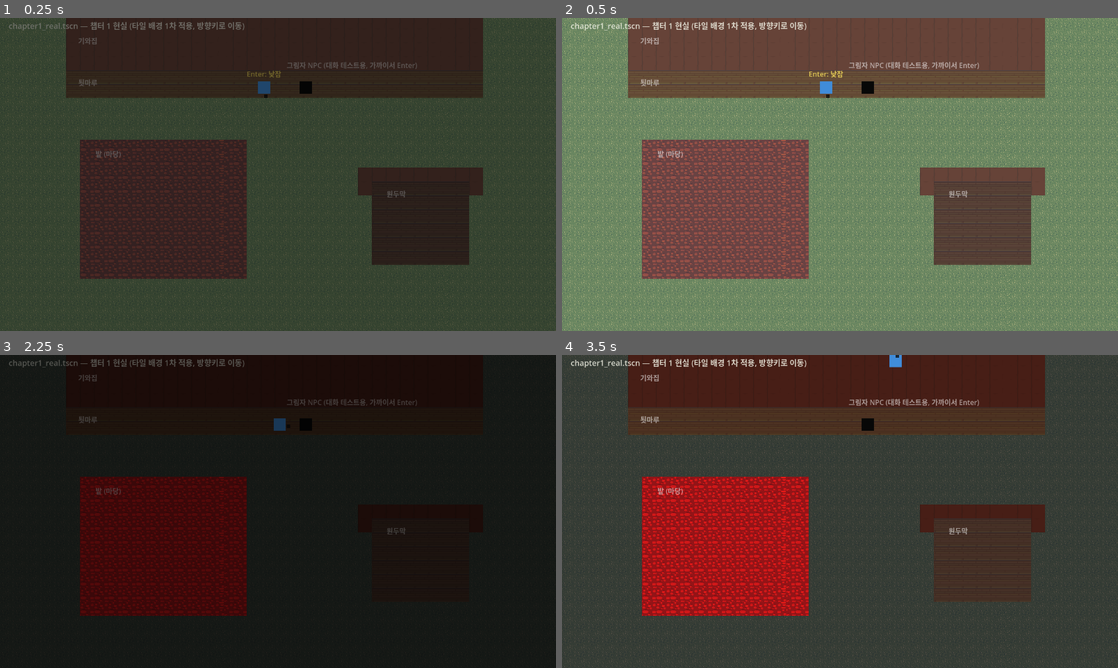
Above: before the commit, frames 1-4 (two rows, left to right).
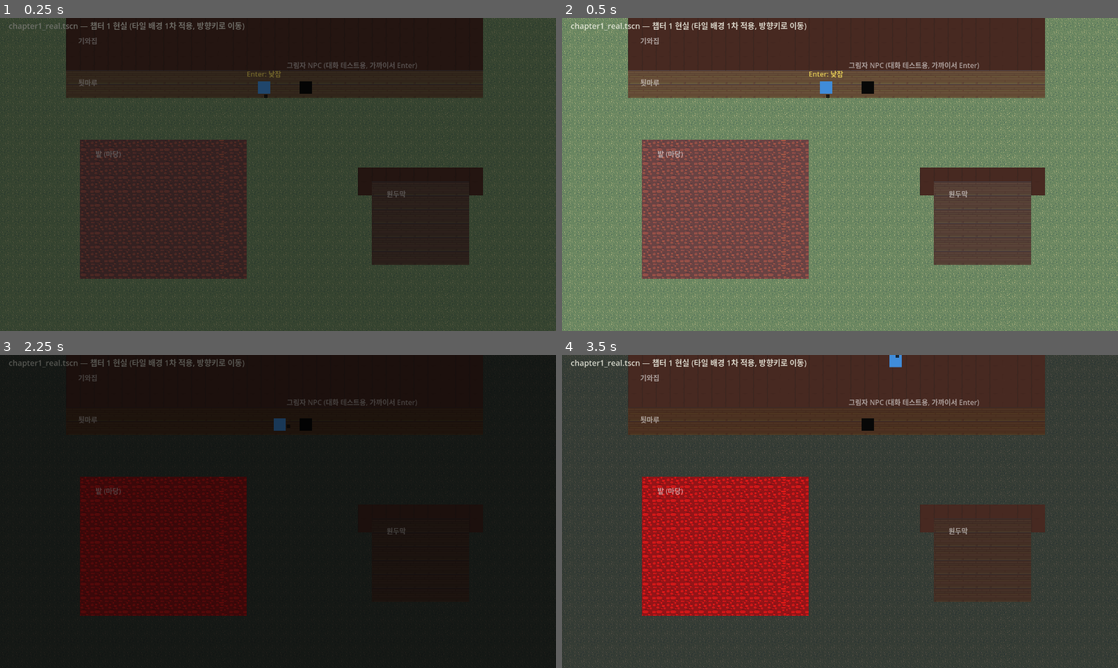
Above: after the commit, the same moments.

Repository: YGseok/ProjectS
Game: Godot game, scene res://scenes/chapter1_real.tscn
Same seed, same stepped clock (60 frames per second), same inputs: the game is played once before the commit and once after it.
Inputs (mouse positions are in pixels of both pictures, inside the frame that each line leads up to):
- Up to frame 1 (0.25 s): no input
- Up to frame 2 (0.5 s): no input
- Up to frame 3 (2.25 s): tap Enter (ui_accept) at 0.5, 0.77, 1.52 s; move the mouse to (400, 495) at 0.52 s; hold Right (ui_right) 0.53-1.28 s; click (400, 495) at 0.67 s; move the mouse to (166, 527) at 1.27 s; hold Down (ui_down) 1.28-2.03 s; move the mouse to (333, 442) at 2.02 s; hold Right (ui_right) from 2.03 s (still down)
- Up to frame 4 (3.5 s): move the mouse to (812, 574) at 2.77 s; release Right (ui_right) at 2.78 s; hold Up (ui_up) from 2.78 s (still down); click (812, 574) at 2.92 s; tap Enter (ui_accept) at 3.02 s

The runs differ from the first frame. In frame 2, 13% of the frame differs, in the area x 11-87%, y 0-57%; in frame 3, less than 0.1%; in frame 4, less than 0.1%.

Commit message:
Tint the gazebo roof in chapter1_real to distinguish it from the wall
Both reuse the same A4 wood-panel tile; a lighter TileData.modulate on
the roof cells gives visual separation without hunting for a dedicated
roof tile (the earlier search came up empty).

Diff:
--- a/scripts/chapter1_real_background.gd
+++ b/scripts/chapter1_real_background.gd
@@ -9,33 +9,36 @@
 const WOOD_MED := Vector2i(1, 5)
 const WALL := Vector2i(2, 10)
 
+# 원두막 지붕은 벽과 같은 타일을 재사용하되(A4 시트에 지붕 전용 타일이
+# 마땅치 않았음, STATUS.md 참고) 살짝 어둡게 틴트해서 벽과 구분되게 한다.
+const ROOF_TINT := Color(0.7, 0.62, 0.6, 1)
+
 func _ready() -> void:
 	# 마당(잔디) 전체
-	for c in range(0, 40):
-		for r in range(0, 23):
-			set_cell(Vector2i(c, r), 1, GRASS)
+	_fill_rect(0, 40, 0, 23, 1, GRASS)
 
 	# 기와집 벽 (x160-1120, y0-128 -> col5-34, row0-3)
-	for c in range(5, 35):
-		for r in range(0, 4):
-			set_cell(Vector2i(c, r), 0, WALL)
+	_fill_rect(5, 35, 0, 4, 0, WALL)
 
 	# 툇마루 (x160-1120, y128-192 -> col5-34, row4-5)
-	for c in range(5, 35):
-		for r in range(4, 6):
-			set_cell(Vector2i(c, r), 1, WOOD_LIGHT)
+	_fill_rect(5, 35, 4, 6, 1, WOOD_LIGHT)
 
 	# 밭 (x192-576, y288-608 -> col6-17, row9-18)
-	for c in range(6, 18):
-		for r in range(9, 19):
-			set_cell(Vector2i(c, r), 1, DIRT)
+	_fill_rect(6, 18, 9, 19, 1, DIRT)
 
 	# 원두막 지붕 (x832-1120, y352-416 -> col26-34, row11-12)
-	for c in range(26, 35):
-		for r in range(11, 13):
-			set_cell(Vector2i(c, r), 0, WALL)
+	_fill_rect(26, 35, 11, 13, 0, WALL, ROOF_TINT)
 
 	# 원두막 바닥 (x864-1088, y384-576 -> col27-33, row12-17)
-	for c in range(27, 34):
-		for r in range(12, 18):
-			set_cell(Vector2i(c, r), 1, WOOD_MED)
+	_fill_rect(27, 34, 12, 18, 1, WOOD_MED)
+
+
+func _fill_rect(c0: int, c1: int, r0: int, r1: int, source_id: int, atlas: Vector2i, tint: Color = Color.WHITE) -> void:
+	for c in range(c0, c1):
+		for r in range(r0, r1):
+			var coords := Vector2i(c, r)
+			set_cell(coords, source_id, atlas)
+			if tint != Color.WHITE:
+				var data := get_cell_tile_data(coords)
+				if data:
+					data.modulate = tint
Not shown, changed: docs/STATUS.md
